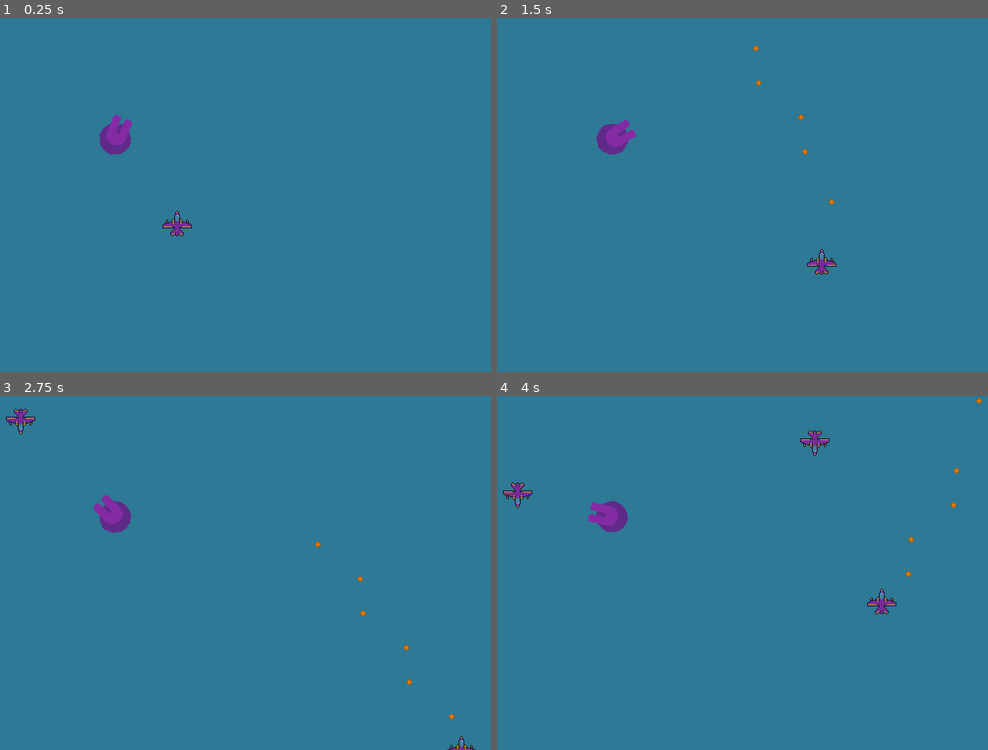
Above: before the commit, frames 1-4 (two rows, left to right).
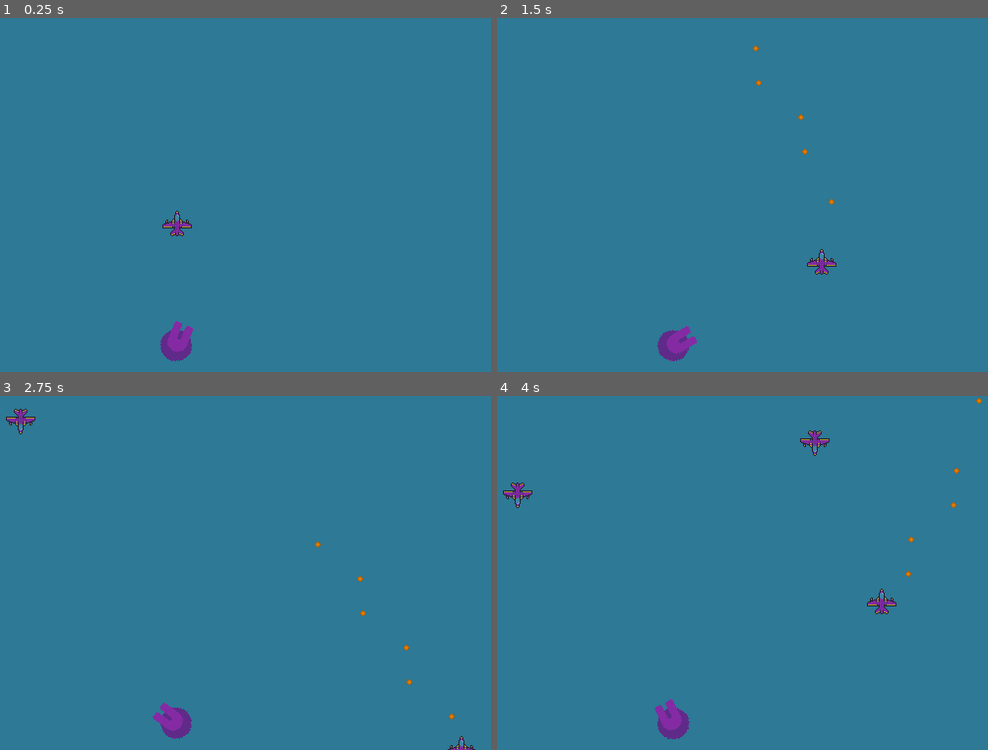
Above: after the commit, the same moments.

Repository: Nekupa-Studio/PlaneGame
Game: Godot game, scene res://scenes/prototype.tscn
Same seed, same stepped clock (60 frames per second), same inputs: the game is played once before the commit and once after it.
Inputs:
- Up to frame 1 (0.25 s): no input
- Up to frame 2 (1.5 s): hold Right (right) 0.53-1.28 s; hold Space (shoot) 0.53-1.28 s; hold Down (down) from 1.28 s (still down); tap Space (shoot) at 1.35 s
- Up to frame 3 (2.75 s): release Down (down) at 2.03 s; hold Right (right) from 2.03 s (still down); hold Space (shoot) from 2.03 s (still down)
- Up to frame 4 (4 s): release Right (right) at 2.78 s; release Space (shoot) at 2.78 s; hold Up (up) 2.78-3.53 s; tap Space (shoot) at 2.85 s; hold Left (left) from 3.53 s (still down); hold Space (shoot) from 3.53 s (still down)

The runs differ from the first frame. In frame 1, 1.0% of the frame differs, in the area x 20-40%, y 27-97%; in frame 2, 1.0%; in frame 3, 1.0%; in frame 4, 1.0%.

Commit message:
added targetable group to fix turret targeting bullets

Diff:
--- a/scenes/prototype.tscn
+++ b/scenes/prototype.tscn
@@ -16,4 +16,4 @@
 position = Vector2(464, -192)
 
 [node name="BaseTurret" parent="." instance=ExtResource("3_nhfup")]
-position = Vector2(258, 123)
+position = Vector2(320, 333)
--- a/scripts/handlers/enemy_handler.gd
+++ b/scripts/handlers/enemy_handler.gd
@@ -32,6 +32,7 @@
 
 func _ready() -> void:
 	assert(shoot_system, "Shoot system not initialized for Enemy at %s" % get_path())
+	$Hitbox.add_to_group(GameConfig.TARGETABLE_GROUP)
 
 func _physics_process(delta: float) -> void:
 
--- a/scripts/handlers/player_handler.gd
+++ b/scripts/handlers/player_handler.gd
@@ -23,6 +23,7 @@
 
 func _ready() -> void:
 	assert(shoot_system, "Player ShootingSystem wasn't initialized at %s." % get_path())
+	$Hitbox.add_to_group(GameConfig.TARGETABLE_GROUP)
 
 func _physics_process(_delta: float) -> void:
 
--- a/scripts/handlers/turret_handler.gd
+++ b/scripts/handlers/turret_handler.gd
@@ -81,7 +81,6 @@
 		STATES.SCANNING: scanning_behavior(delta)
 
 func _on_vision_system_enemy_detected(enemy: GameActor) -> void:
-
 	var target_distance = enemy.global_position.distance_to(global_position)
 	var is_target_far_enough = target_distance >= target_min_distance
 
--- a/scripts/systems/vision_system.gd
+++ b/scripts/systems/vision_system.gd
@@ -25,7 +25,7 @@
 	var is_target = (
 		col is GameActor and
 		col.actor_type == target_mask and
-		not area is SightZone
+		area.is_in_group(GameConfig.TARGETABLE_GROUP)
 	)
 
 	if not is_target: return
--- a/scripts/utilities/game_config.gd
+++ b/scripts/utilities/game_config.gd
@@ -3,6 +3,10 @@
 ## When you add something, be sure to documentate it, and if it's a
 ## debug option, ensure your implementation will never ship it in prod builds.
 extends Node
+
+# --- GROUPS ---
+
+const TARGETABLE_GROUP = "targetable"
 
 # --- TOOL SPECIFIC ---
 
